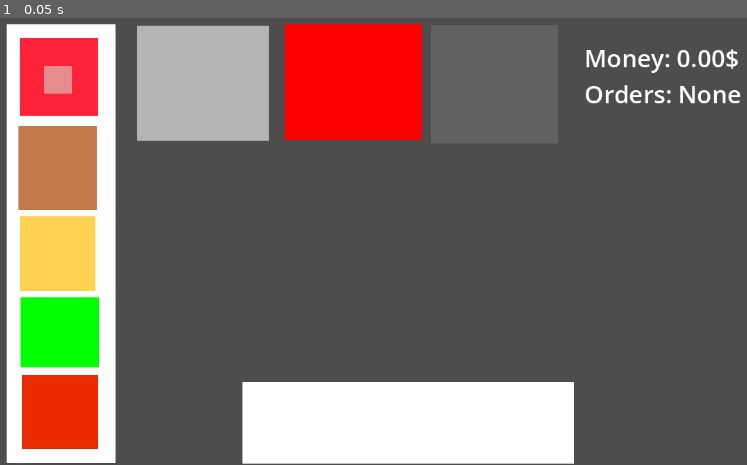
Above: before the commit, frame 1.
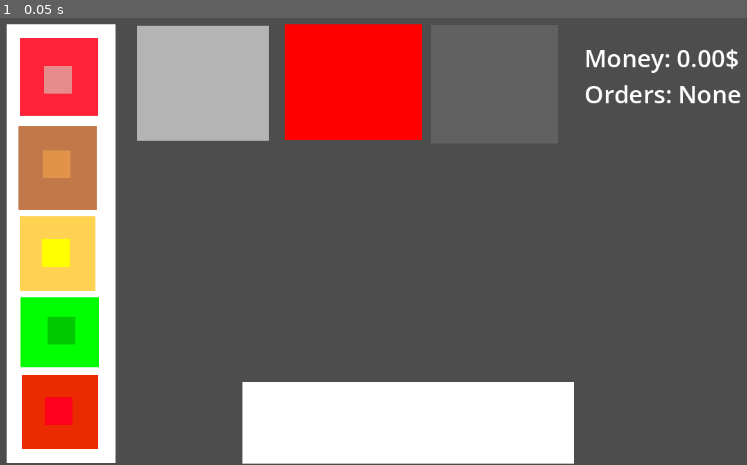
Above: after the commit, the same moment.

Repository: MooseGamerL/BananaPants
Game: Godot game, scene res://Scenes/main.tscn
Same seed, same stepped clock (60 frames per second), same inputs: the game is played once before the commit and once after it. The project has no main scene, so this scene is started directly.
Inputs:
- Up to frame 1 (0.05 s): no input

The runs differ from the first frame. In frame 1, 0.9% of the frame differs, in the area x 5-11%, y 29-92%.

Commit message:
v1.7
Added more ingeredient that can drag be dragged and put on plate, debug shows order put on plate

Diff:
--- a/Scenes/main.tscn
+++ b/Scenes/main.tscn
@@ -1,12 +1,24 @@
-[gd_scene load_steps=5 format=3 uid="uid://cd78picbchuph"]
+[gd_scene load_steps=12 format=3 uid="uid://cd78picbchuph"]
 
 [ext_resource type="Script" uid="uid://dji1pwntmgy8" path="res://Scripts/DropZone.gd" id="1_bo1nx"]
 [ext_resource type="Script" uid="uid://b24dp7eegrrkh" path="res://Scripts/Patty.gd" id="1_jjgbg"]
+[ext_resource type="Script" uid="uid://bu1pdq377gy5n" path="res://Scripts/Assembly.gd" id="2_8gbba"]
+[ext_resource type="Script" uid="uid://dwnfy5sy227wb" path="res://Scripts/Ingredient.gd" id="4_jjvhh"]
 
 [sub_resource type="RectangleShape2D" id="RectangleShape2D_jjgbg"]
 size = Vector2(198, 167)
 
+[sub_resource type="RectangleShape2D" id="RectangleShape2D_8gbba"]
+
 [sub_resource type="RectangleShape2D" id="RectangleShape2D_bo1nx"]
+
+[sub_resource type="RectangleShape2D" id="RectangleShape2D_jjvhh"]
+
+[sub_resource type="RectangleShape2D" id="RectangleShape2D_kry3j"]
+
+[sub_resource type="RectangleShape2D" id="RectangleShape2D_21xkr"]
+
+[sub_resource type="RectangleShape2D" id="RectangleShape2D_6bp64"]
 
 [node name="Main" type="Node2D"]
 
@@ -31,6 +43,15 @@
 offset_bottom = 180.0
 color = Color(0.707967, 0.707967, 0.707967, 1)
 
+[node name="AssemblyZone" type="Area2D" parent="Assembly"]
+position = Vector2(95.065, 82.725)
+scale = Vector2(9.49, 8.3)
+script = ExtResource("2_8gbba")
+type = 1
+
+[node name="CollisionShape2D" type="CollisionShape2D" parent="Assembly/AssemblyZone"]
+shape = SubResource("RectangleShape2D_8gbba")
+
 [node name="Bins" type="ColorRect" parent="."]
 offset_left = 11.0
 offset_top = 12.0
@@ -74,6 +95,22 @@
 offset_bottom = 268.0
 color = Color(0.762355, 0.471963, 0.286197, 1)
 
+[node name="Bun" type="Area2D" parent="Bins/Bun Bin"]
+position = Vector2(55, 55)
+scale = Vector2(2, 2)
+script = ExtResource("4_jjvhh")
+ingredient_name = "Bun"
+
+[node name="CollisionShape2D" type="CollisionShape2D" parent="Bins/Bun Bin/Bun"]
+shape = SubResource("RectangleShape2D_jjvhh")
+
+[node name="ColorRect" type="ColorRect" parent="Bins/Bun Bin/Bun"]
+offset_left = -10.0
+offset_top = -10.0
+offset_right = 10.0
+offset_bottom = 10.0
+color = Color(0.882353, 0.576471, 0.286275, 1)
+
 [node name="Cheese Bin" type="ColorRect" parent="Bins"]
 layout_mode = 0
 offset_left = 19.0
@@ -82,6 +119,22 @@
 offset_bottom = 385.0
 color = Color(1, 0.82143, 0.319012, 1)
 
+[node name="Cheese" type="Area2D" parent="Bins/Cheese Bin"]
+position = Vector2(52.415, 53.35)
+script = ExtResource("4_jjvhh")
+ingredient_name = "Cheese"
+
+[node name="CollisionShape2D" type="CollisionShape2D" parent="Bins/Cheese Bin/Cheese"]
+scale = Vector2(2, 2)
+shape = SubResource("RectangleShape2D_kry3j")
+
+[node name="ColorRect" type="ColorRect" parent="Bins/Cheese Bin/Cheese"]
+offset_left = -20.0
+offset_top = -20.0
+offset_right = 20.0
+offset_bottom = 20.0
+color = Color(1, 1, 0, 1)
+
 [node name="Pickle Bin" type="ColorRect" parent="Bins"]
 layout_mode = 0
 offset_left = 20.0
@@ -90,6 +143,22 @@
 offset_bottom = 495.0
 color = Color(0, 1, 0, 1)
 
+[node name="Pickle" type="Area2D" parent="Bins/Pickle Bin"]
+position = Vector2(58.545, 48.13)
+script = ExtResource("4_jjvhh")
+ingredient_name = "Pickle"
+
+[node name="CollisionShape2D" type="CollisionShape2D" parent="Bins/Pickle Bin/Pickle"]
+scale = Vector2(2, 2)
+shape = SubResource("RectangleShape2D_21xkr")
+
+[node name="ColorRect" type="ColorRect" parent="Bins/Pickle Bin/Pickle"]
+offset_left = -20.0
+offset_top = -20.0
+offset_right = 20.0
+offset_bottom = 20.0
+color = Color(0, 0.788235, 0, 1)
+
 [node name="Ketchup Bin" type="ColorRect" parent="Bins"]
 layout_mode = 0
 offset_left = 22.0
@@ -97,6 +166,22 @@
 offset_right = 132.0
 offset_bottom = 613.0
 color = Color(0.923624, 0.166633, 0, 1)
+
+[node name="Ketchup" type="Area2D" parent="Bins/Ketchup Bin"]
+position = Vector2(52.93, 51.78)
+script = ExtResource("4_jjvhh")
+ingredient_name = "Ketchup"
+
+[node name="CollisionShape2D" type="CollisionShape2D" parent="Bins/Ketchup Bin/Ketchup"]
+scale = Vector2(2, 2)
+shape = SubResource("RectangleShape2D_6bp64")
+
+[node name="ColorRect" type="ColorRect" parent="Bins/Ketchup Bin/Ketchup"]
+offset_left = -20.0
+offset_top = -20.0
+offset_right = 20.0
+offset_bottom = 20.0
+color = Color(1, 0, 0.113725, 1)
 
 [node name="Counter" type="ColorRect" parent="."]
 offset_left = 351.0
@@ -120,6 +205,3 @@
 offset_right = 806.0
 offset_bottom = 184.0
 color = Color(0.381703, 0.381703, 0.381703, 1)
-
-[connection signal="area_entered" from="Bins/Patty Bin/Patty" to="Bins/Patty Bin/Patty" method="_on_area_entered"]
-[connection signal="area_exited" from="Bins/Patty Bin/Patty" to="Bins/Patty Bin/Patty" method="_on_area_exited"]
--- /dev/null
+++ b/Scripts/Assembly.gd
@@ -0,0 +1,7 @@
+extends DropZone
+
+var stack: Array[String] = []
+
+func on_item_dropped(item_name: String) -> void:
+	stack.append(item_name)
+	print("ASSEMBLY stack (%d): %s" % [stack.size(), str(stack)])
--- a/Scripts/Draggable.gd
+++ b/Scripts/Draggable.gd
@@ -63,5 +63,5 @@
 func ready_extra() -> void: pass
 func on_drag_started() -> void: pass
 func on_clicked() -> void: pass
-func on_dropped_on_zone(dropped: DropZone) -> void: pass
+func on_dropped_on_zone(_dropped: DropZone) -> void: pass
 func on_dropped_outside() -> void: pass
--- a/Scripts/DropZone.gd
+++ b/Scripts/DropZone.gd
@@ -1,10 +1,14 @@
 class_name DropZone
 extends Area2D
 
-enum Type { GRILL, ASSEMBLY, RUBBISH, COUNTER, FLOOR }
+enum Type { GRILL, ASSEMBLY, RUBBISH, COUNTER }
 
 @export var type: Type = Type.GRILL
 
 func snap_position() -> Vector2:
 	var marker := get_node_or_null("SnapPoint") as Node2D
 	return marker.global_position if marker else global_position
+
+func on_item_dropped(item_name: String) -> void:
+	print("on_item_dropped %s" % [item_name])
+	pass
--- /dev/null
+++ b/Scripts/Ingredient.gd
@@ -0,0 +1,8 @@
+extends Draggable
+
+@export var ingredient_name: String = "item"
+
+func on_dropped_on_zone(dropped: DropZone) -> void:
+	if dropped.type == DropZone.Type.ASSEMBLY:
+		dropped.on_item_dropped(ingredient_name)
+		print("placed %s on plate" % ingredient_name)
--- a/Scripts/Patty.gd
+++ b/Scripts/Patty.gd
@@ -52,8 +52,12 @@
 		DropZone.Type.RUBBISH:
 			on_grill = false
 			_print_state("rubbish")
+		DropZone.Type.ASSEMBLY:
+			on_grill = false
+			dropped.on_item_dropped("patty")
+			_print_state("assemblyready")
 		_:
-			return_home()
+			_print_state("12345")
 
 func on_dropped_outside() -> void:
 	on_grill = false
Not shown, added: Scripts/Assembly.gd.uid
Not shown, added: Scripts/Ingredient.gd.uid
